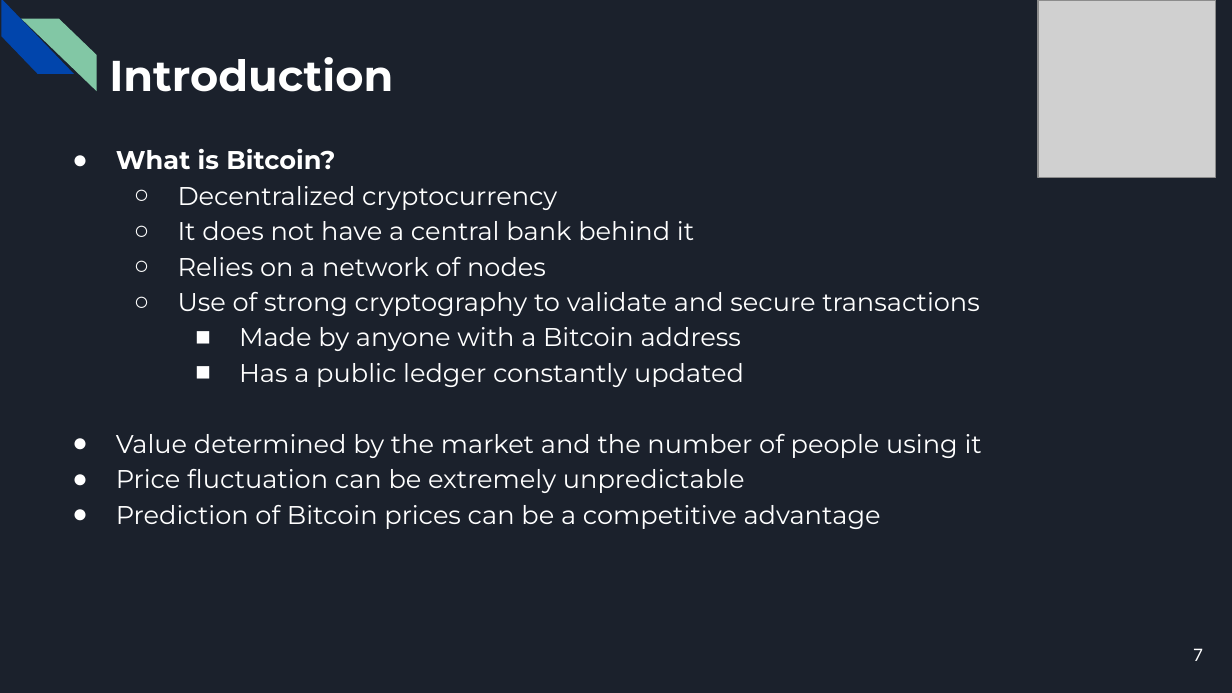
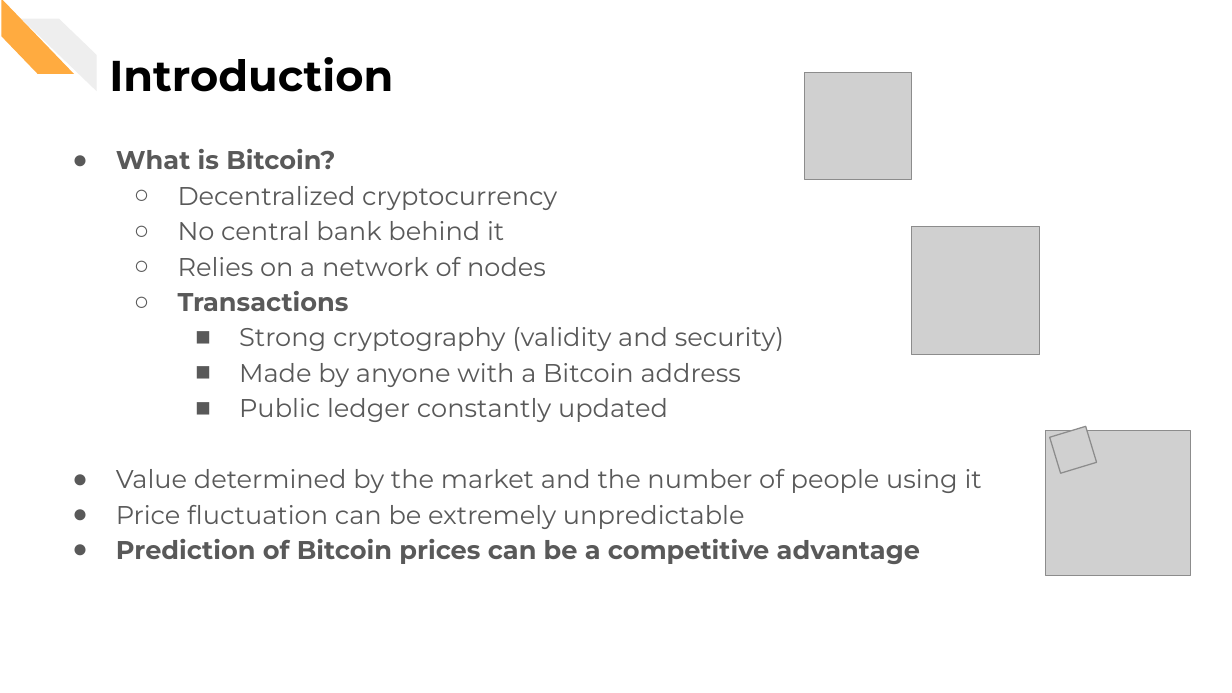
Before and after one commit to CorsiDanilo/bitcoin-price-prediction-with-pyspark, a slide deck: slide 7 of presentation/presentation.pptx. Drawn at 1232x693 pixels with LibreOffice and Linux fonts; fonts in the diff are those of the drawing; grey boxes stand for pictures. Boxes give left, top, right and bottom in pixels: in the first picture for what was removed or moved away, otherwise in the second. Text is boxed around its words. In the diff, an @@ line names an element or a change of style, - is before the commit and + after.

```diff
--- a/presentation/presentation.pptx
+++ b/presentation/presentation.pptx
@@ background #1B212C to #FFFFFF @@
@@ diag stripe at (0, 0, 75, 73): fill #0145AC to #FFAB40 @@
@@ diag stripe at (21, 18, 96, 91): fill #82C7A5 to #EEEEEE @@
@@ picture removed at (1039, 0, 1216, 177) @@
@@ title "Introduction" at (109, 57, 393, 92): text colour #FFFFFF to #000000 @@
@@ picture added at (804, 73, 912, 180) @@
@@ text at (116, 149, 982, 564): text colour #FFFFFF to #595959 in "What is Bitcoin?", "Decentralized cryptocurrency", "Relies on a network of nodes", "Made by anyone with a Bitcoin address" and 3 more places; bold on in "Prediction of Bitcoin prices can be a ..."; bullet colour #FFFFFF to #595959 @@
@@ text at (178, 221, 504, 240): text changed; text colour #FFFFFF to #595959 @@
-  ○ It does not have a central bank behind it
+  ○ No central bank behind it
@@ picture added at (912, 227, 1040, 355) @@
@@ text at (178, 291, 784, 351): text changed; text colour #FFFFFF to #595959 @@
-  ○ Use of strong cryptography to validate and secure transactions
+  ○ Transactions
+    ■ Strong cryptography (validity and security)
@@ text at (239, 398, 668, 422): text changed; text colour #FFFFFF to #595959 @@
-    ■ Has a public ledger constantly updated
+    ■ Public ledger constantly updated
@@ picture added at (1045, 430, 1190, 575) @@
@@ picture added at (1050, 426, 1098, 474) @@
@@ page number removed at (1193, 648, 1203, 661) @@
-7
```
Also in this commit, not shown: 24 other slides changed, 5 slides added.
